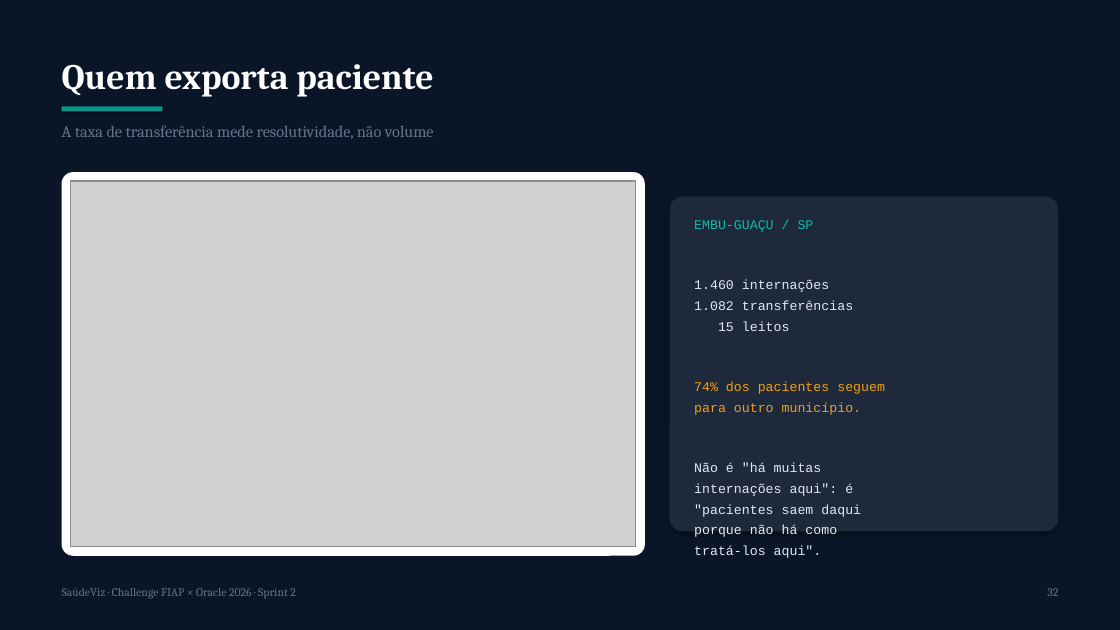
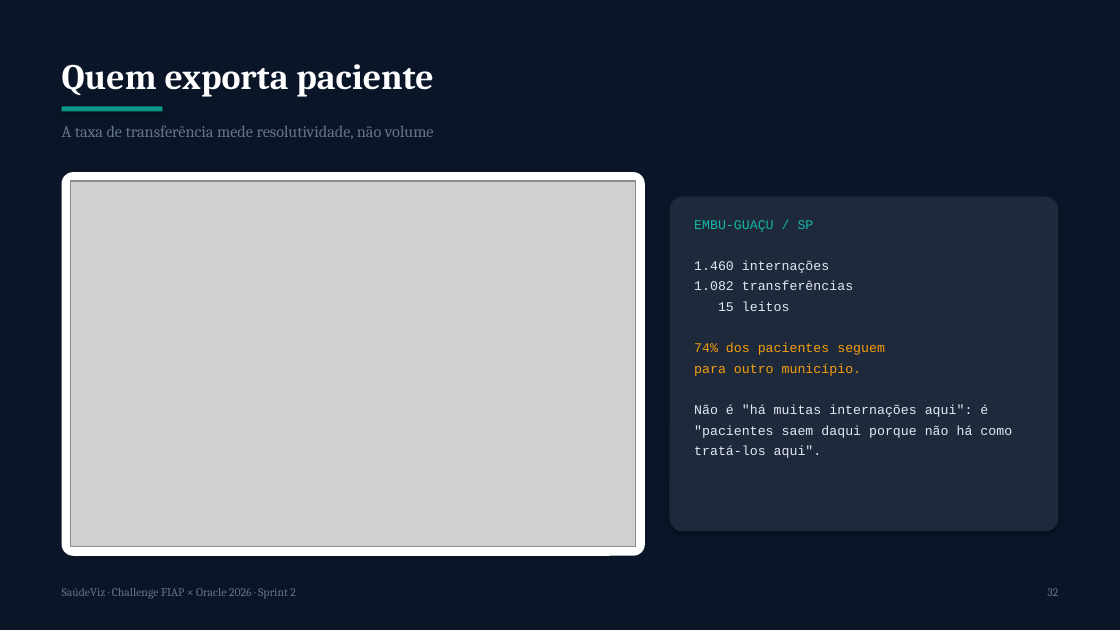
Before and after one commit to rm569173/saudeviz, a slide deck: slide 32 of EC_Sprint_2_1TSCO_EvidenciasConstrucao_SaudeViz_Lucas_Colen.pptx. Drawn at 1120x630 pixels with LibreOffice and Linux fonts; fonts in the diff are those of the drawing; grey boxes stand for pictures. Boxes give left, top, right and bottom in pixels: in the first picture for what was removed or moved away, otherwise in the second. Text is boxed around its words. In the diff, an @@ line names an element or a change of style, - is before the commit and + after.

```diff
--- a/EC_Sprint_2_1TSCO_EvidenciasConstrucao_SaudeViz_Lucas_Colen.pptx
+++ b/EC_Sprint_2_1TSCO_EvidenciasConstrucao_SaudeViz_Lucas_Colen.pptx
@@ text at bbox=[694, 404, 1012, 438]: text changed @@
-Não é "há muitas
-internações aqui": é
-"pacientes saem daqui
-porque não há como
+Não é "há muitas internações aqui": é
+"pacientes saem daqui porque não há como
```
Also in this commit, not shown: 8 other slides changed, 1 slide added, 5 other files.
